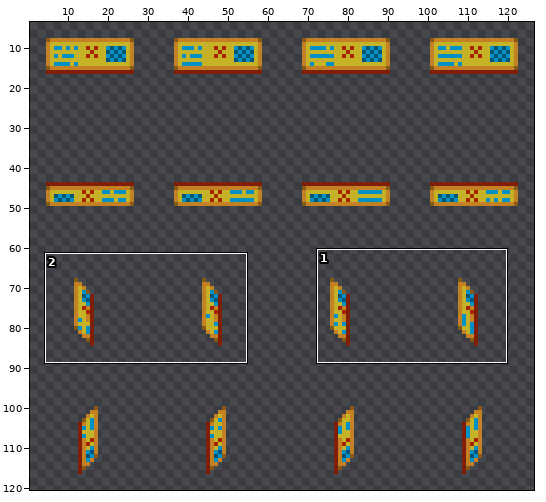
A sprite sheet gets an edit: Resources/Textures/Structures/Machines/computers.rsi/solar_screen.png. Above, an overview of the earlier version with the close-up marked.
Close-up. Before the commit:
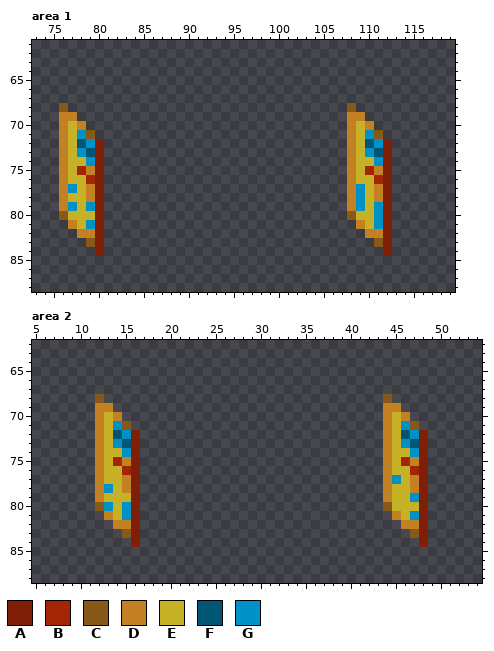
The file is 128x128 pixels. Shown: area 1: x 73..119, y 61..88; area 2: x 5..54, y 62..88. The wide view leaves out empty margins.
Palette (. is transparent): A #801f08  B #a42503  C #865918  D #c38123  E #c6b227  F #005674  G #0091c6
Pixels before, area 1, first column x 76:
68 C...............................C....
69 DD..............................DD...
70 DED.............................DED..
71 DEGC............................DEGC.
72 DEFGA...........................DEFGA
73 DEGFA...........................DEGFA
74 DEEGA...........................DEEGA
75 DEBDA...........................DEBDA
76 DEEBA...........................DEEBA
77 DGEDA...........................DGEDA
78 DEEDA...........................DGEDA
79 DGEGA...........................DGEGA
80 CEEEA...........................CEEGA
81 .DEGA............................DEGA
82 ..DDA.............................DDA
83 ...CA..............................CA
84 ....A...............................A
Pixels before, area 2, first column x 12:
68 C...............................C....
69 DD..............................DD...
70 DED.............................DED..
71 DEGC............................DEGC.
72 DEFGA...........................DEFGA
73 DEGFA...........................DEGFA
74 DEEGA...........................DEEGA
75 DEBDA...........................DEBDA
76 DEEBA...........................DEEBA
77 DEEDA...........................DGEDA
78 DGEDA...........................DEEDA
79 DEEEA...........................DEEGA
80 CGEGA...........................CEEEA
81 .DEGA............................DEGA
82 ..DDA.............................DDA
83 ...CA..............................CA
84 ....A...............................A
After the commit:
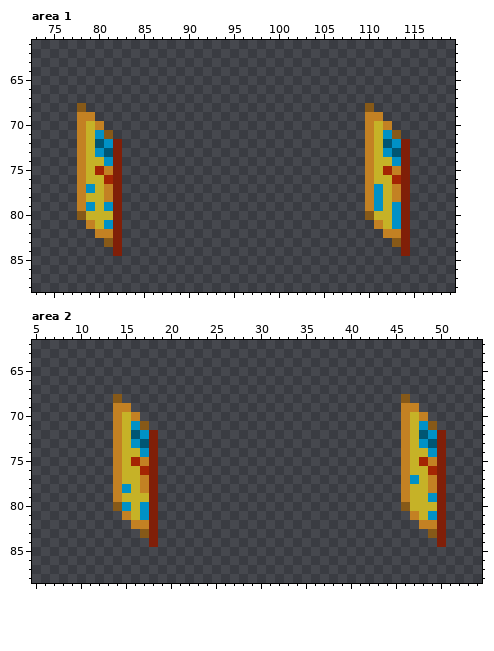
Difference:
Area 1:
y 68: x 76 C -> .; x 78 . -> C; x 108 C -> .; x 110 . -> C
y 69: x 76..79 DD.. -> ..DD; x 108..111 DD.. -> ..DD
y 70: x 76..77 DE -> ..; x 79..80 .. -> ED; x 108..109 DE -> ..; x 111..112 .. -> ED
y 71: x 76..81 DEGC.. -> ..DEGC; x 108..113 DEGC.. -> ..DEGC
y 72: x 76..82 DEFGA.. -> ..DEFGA; x 108..114 DEFGA.. -> ..DEFGA
y 73: x 76..82 DEGFA.. -> ..DEGFA; x 108..114 DEGFA.. -> ..DEGFA
y 74: x 76..82 DEEGA.. -> ..DEEGA; x 108..114 DEEGA.. -> ..DEEGA
y 75: x 76..82 DEBDA.. -> ..DEBDA; x 108..114 DEBDA.. -> ..DEBDA
y 76: x 76..82 DEEBA.. -> ..DEEBA; x 108..114 DEEBA.. -> ..DEEBA
y 77: x 76..82 DGEDA.. -> ..DGEDA; x 108..114 DGEDA.. -> ..DGEDA
y 78: x 76..82 DEEDA.. -> ..DEEDA; x 108..114 DGEDA.. -> ..DGEDA
y 79: x 76..78 DGE -> ..D; x 80..82 A.. -> EGA; x 108..110 DGE -> ..D; x 112..114 A.. -> EGA
y 80: x 76..78 CEE -> ..C; x 80..82 A.. -> EEA; x 108..114 CEEGA.. -> ..CEEGA
y 81: x 77..82 DEGA.. -> ..DEGA; x 109..114 DEGA.. -> ..DEGA
y 82: x 78..82 DDA.. -> ..DDA; x 110..114 DDA.. -> ..DDA
y 83: x 79..82 CA.. -> ..CA; x 111..114 CA.. -> ..CA
y 84: x 80 A -> .; x 82 . -> A; x 112 A -> .; x 114 . -> A
Area 2:
y 68: x 12 C -> .; x 14 . -> C; x 44 C -> .; x 46 . -> C
y 69: x 12..15 DD.. -> ..DD; x 44..47 DD.. -> ..DD
y 70: x 12..13 DE -> ..; x 15..16 .. -> ED; x 44..45 DE -> ..; x 47..48 .. -> ED
y 71: x 12..17 DEGC.. -> ..DEGC; x 44..49 DEGC.. -> ..DEGC
y 72: x 12..18 DEFGA.. -> ..DEFGA; x 44..50 DEFGA.. -> ..DEFGA
y 73: x 12..18 DEGFA.. -> ..DEGFA; x 44..50 DEGFA.. -> ..DEGFA
y 74: x 12..18 DEEGA.. -> ..DEEGA; x 44..50 DEEGA.. -> ..DEEGA
y 75: x 12..18 DEBDA.. -> ..DEBDA; x 44..50 DEBDA.. -> ..DEBDA
y 76: x 12..18 DEEBA.. -> ..DEEBA; x 44..50 DEEBA.. -> ..DEEBA
y 77: x 12..18 DEEDA.. -> ..DEEDA; x 44..50 DGEDA.. -> ..DGEDA
y 78: x 12..18 DGEDA.. -> ..DGEDA; x 44..50 DEEDA.. -> ..DEEDA
y 79: x 12..14 DEE -> ..D; x 16..18 A.. -> EEA; x 44..50 DEEGA.. -> ..DEEGA
y 80: x 12..14 CGE -> ..C; x 16..18 A.. -> EGA; x 44..46 CEE -> ..C; x 48..50 A.. -> EEA
y 81: x 13..18 DEGA.. -> ..DEGA; x 45..50 DEGA.. -> ..DEGA
y 82: x 14..18 DDA.. -> ..DDA; x 46..50 DDA.. -> ..DDA
y 83: x 15..18 CA.. -> ..CA; x 47..50 CA.. -> ..CA
y 84: x 16 A -> .; x 18 . -> A; x 48 A -> .; x 50 . -> A
Changed places in both close-ups, as pixel boxes (x1, y1, x2, y2):
changed: (59, 103, 122, 256)
changed: (347, 103, 410, 256)
changed: (95, 394, 158, 547)
changed: (383, 394, 446, 547)
